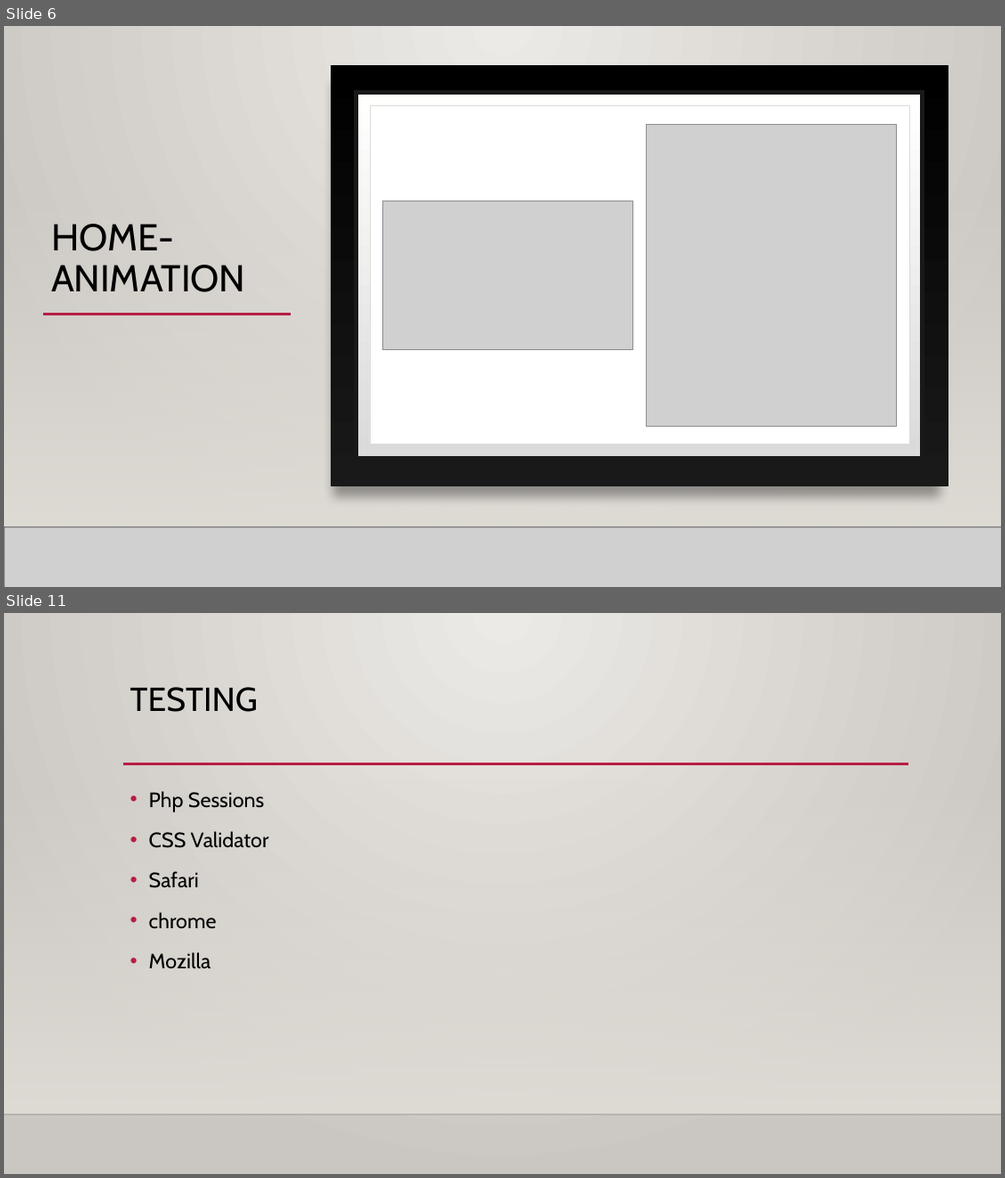
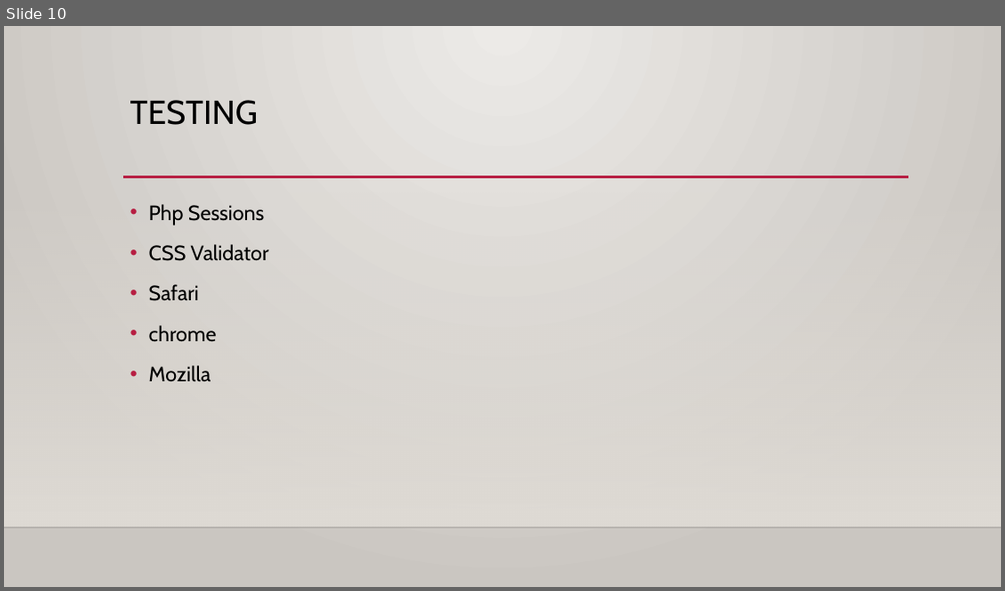
Before and after one commit to sumanthreddy29/WebProgramming, a slide deck: Project-2/project_2_ppt.pptx. Shown one above the other, each under a label of ours: slides 6 and 11 before the commit, slide 10 after it; the slides between them are not shown. The pictures are 1005x1178 and 1005x591 pixels, drawn with LibreOffice and Linux fonts; fonts in the diff are those of the drawing; grey boxes stand for pictures; background and template pictures are left out. Boxes give left, top, right and bottom in pixels: in the first picture for what was removed or moved away, otherwise in the second. Text is boxed around its words. In the diff, an @@ line names an element or a change of style, - is before the commit and + after.

```diff
--- a/Project-2/project_2_ppt.pptx
+++ b/Project-2/project_2_ppt.pptx
@@ slide 6 removed at [4, 26, 1001, 587], background gradient #ECEAE7 to #CAC7C1; not listed: 3 template elements that a slide beside it also shows @@
@@ rectangle removed at [4, 26, 1001, 587] @@
@@ rectangle removed at [330, 66, 948, 487] @@
@@ rectangle removed at [356, 93, 923, 458] @@
@@ rectangle removed at [370, 106, 909, 444] @@
@@ picture removed at [646, 125, 896, 426] @@
@@ rectangle removed at [4, 192, 1001, 527] @@
@@ rectangle removed at [4, 192, 1001, 527] @@
@@ picture removed at [382, 201, 633, 350] @@
@@ title removed at [51, 224, 246, 292] @@
-HOME- ANIMATION
@@ line removed from (44, 314) to (291, 314) @@
@@ line removed from (202, 314) to (908, 314) @@
@@ line removed from (4, 527) to (1001, 527) @@
@@ picture removed at [4, 527, 1001, 587] @@
@@ line removed from (4, 527) to (1001, 527) @@
@@ what was slide 11 is now slide 10 @@
```
Also in this commit, not shown: 2 slides changed, 5 slides added, 5 other slides removed.
